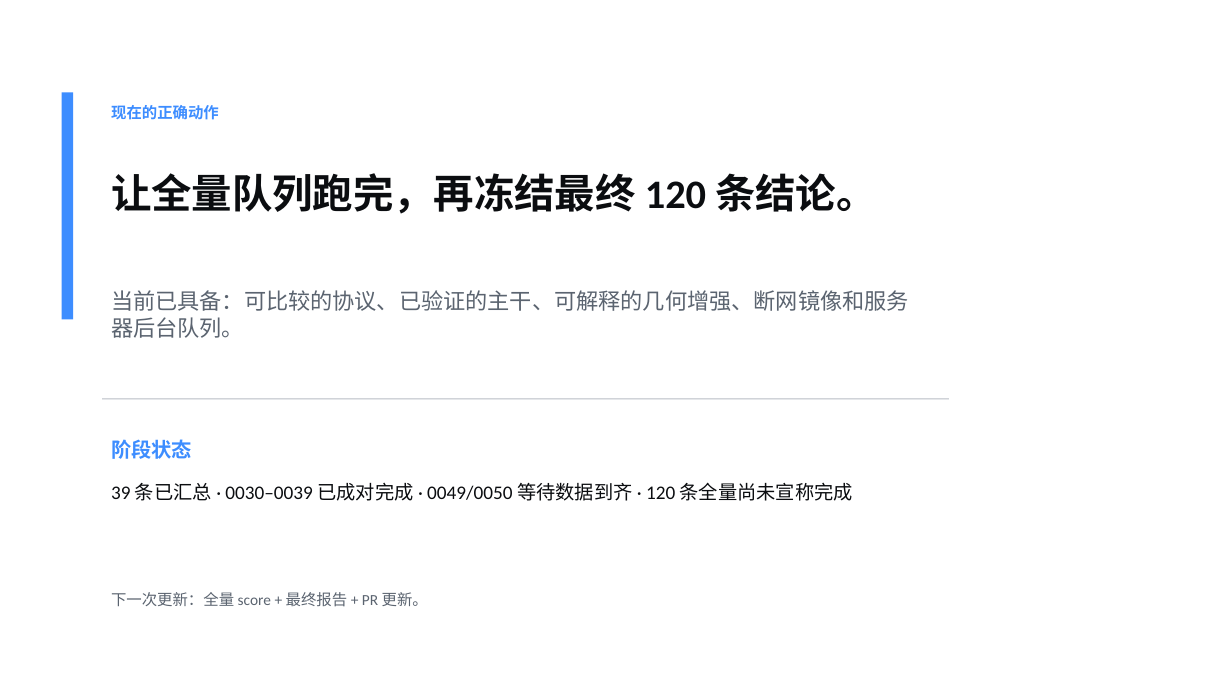
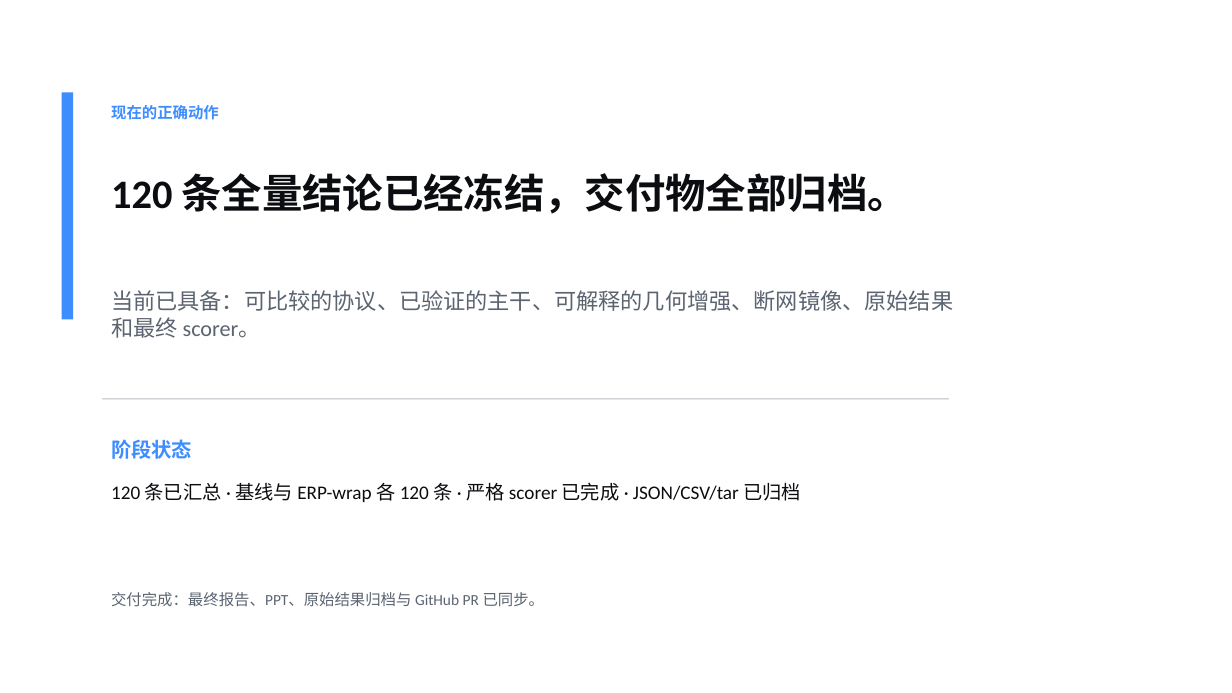
Before and after one commit to A3435331841/instan, a slide deck: slide 9 of reports/GRT360_Research_Handoff_2026-08-09.pptx. Drawn at 1232x693 pixels with LibreOffice and Linux fonts; fonts in the diff are those of the drawing. Boxes give left, top, right and bottom in pixels: in the first picture for what was removed or moved away, otherwise in the second. Text is boxed around its words. In the diff, an @@ line names an element or a change of style, - is before the commit and + after.

```diff
--- a/reports/GRT360_Research_Handoff_2026-08-09.pptx
+++ b/reports/GRT360_Research_Handoff_2026-08-09.pptx
@@ text at <box>111,173,908,214</box>: text changed @@
-让全量队列跑完，再冻结最终 120 条结论。
+120 条全量结论已经冻结，交付物全部归档。
@@ text at <box>111,290,953,338</box>: text changed @@
-当前已具备：可比较的协议、已验证的主干、可解释的几何增强、断网镜像和服务器后台队列。
+当前已具备：可比较的协议、已验证的主干、可解释的几何增强、断网镜像、原始结果和最终 scorer。
@@ text at <box>111,482,801,502</box>: text changed @@
-39 条已汇总 · 0030–0039 已成对完成 · 0049/0050 等待数据到齐 · 120 条全量尚未宣称完成
+120 条已汇总 · 基线与 ERP-wrap 各 120 条 · 严格 scorer 已完成 · JSON/CSV/tar 已归档
@@ text at <box>111,592,545,607</box>: text changed @@
-下一次更新：全量 score + 最终报告 + PR 更新。
+交付完成：最终报告、PPT、原始结果归档与 GitHub PR 已同步。
```
Also in this commit, not shown: 2 other slides changed, 4 other files.
